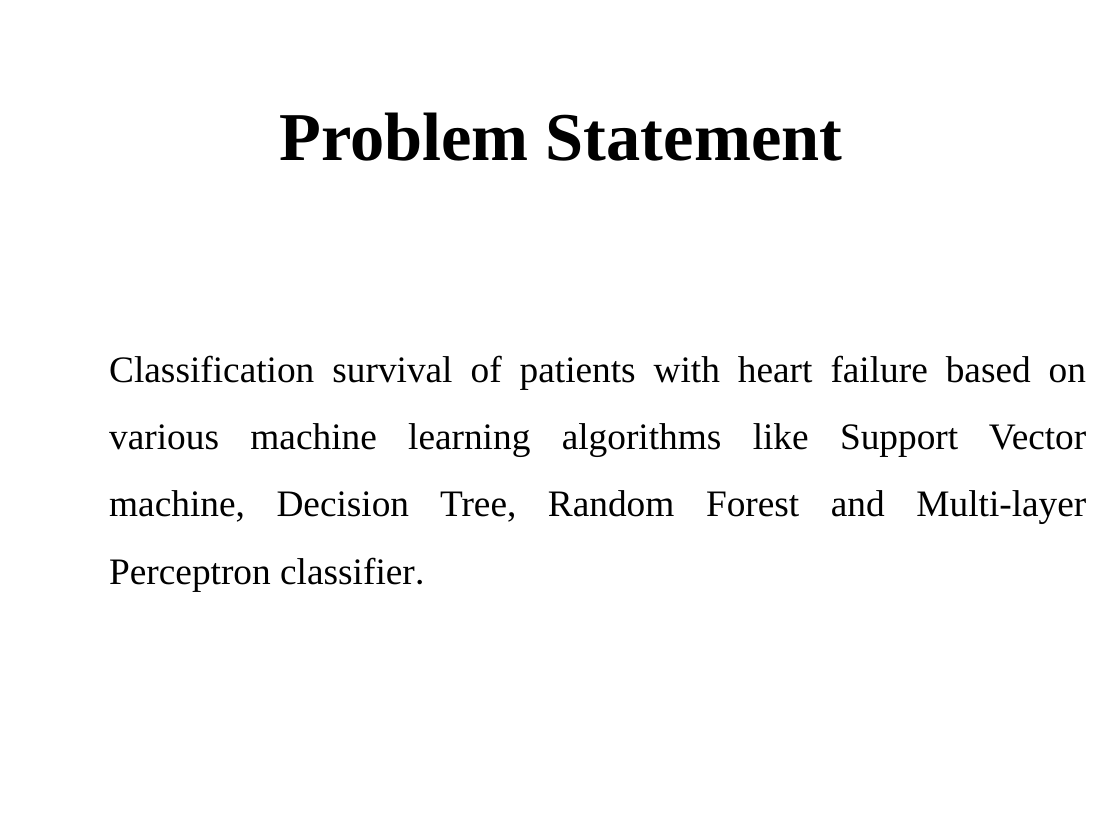
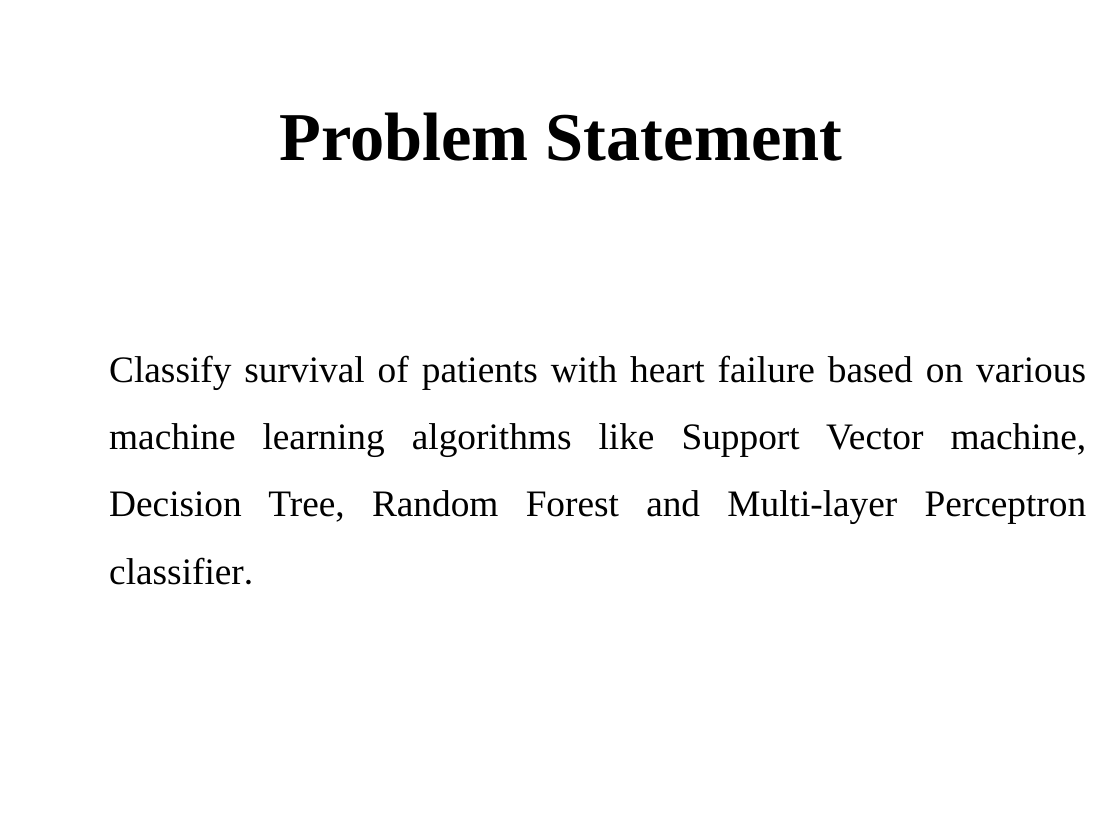
Before and after one commit to sathyapramod/ml-heart-survial, a slide deck: slide 4 of SathyaPramod.pptx (slide 7 before the commit). Drawn at 1120x840 pixels with LibreOffice and Linux fonts; fonts in the diff are those of the drawing; background and template pictures are left out. Boxes give left, top, right and bottom in pixels: in the first picture for what was removed or moved away, otherwise in the second. Text is boxed around its words. In the diff, an @@ line names an element or a change of style, - is before the commit and + after.

```diff
--- a/SathyaPramod.pptx
+++ b/SathyaPramod.pptx
@@ text at box(109, 355, 1087, 585): text changed @@
-Classification survival of patients with heart failure based on various machine learning algorithms like Support Vector machine, Decision Tree, Random Forest and Multi-layer Perceptron classifier.
+Classify survival of patients with heart failure based on various machine learning algorithms like Support Vector machine, Decision Tree, Random Forest and Multi-layer Perceptron classifier.
```
Also in this commit, not shown: 7 other slides changed, 4 slides added, 3 slides removed, 1 other file.
